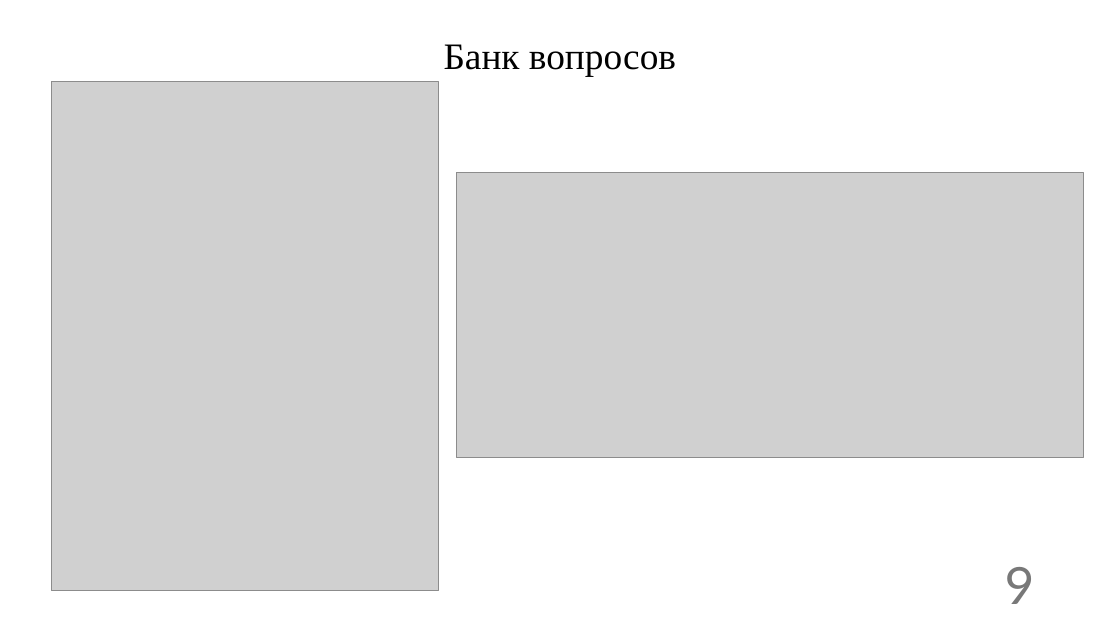
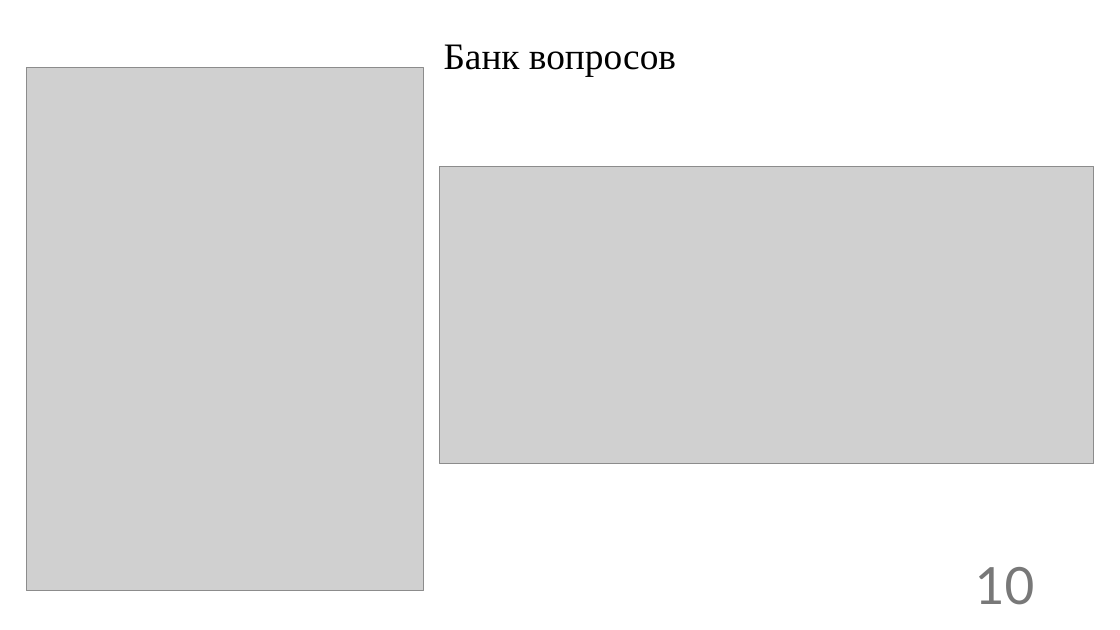
Before and after one commit to Deathlimit/Expert_system_KubSU, a slide deck: slide 10 of Expert_System_presentation.pptx (slide 9 before the commit). Drawn at 1120x630 pixels with LibreOffice and Linux fonts; fonts in the diff are those of the drawing; grey boxes stand for pictures. Boxes give left, top, right and bottom in pixels: in the first picture for what was removed or moved away, otherwise in the second. Text is boxed around its words. In the diff, an @@ line names an element or a change of style, - is before the commit and + after.

```diff
--- a/Expert_System_presentation.pptx
+++ b/Expert_System_presentation.pptx
@@ picture: place and size @@
-picture at <box>51,82,439,591</box>
+picture at <box>26,67,423,591</box>
@@ picture: place and size @@
-picture at <box>457,172,1084,457</box>
+picture at <box>439,166,1094,464</box>
@@ page number at <box>975,567,1035,605</box>: text changed @@
-9
+10
```
Also in this commit, not shown: 12 other slides changed, 4 slides added.
